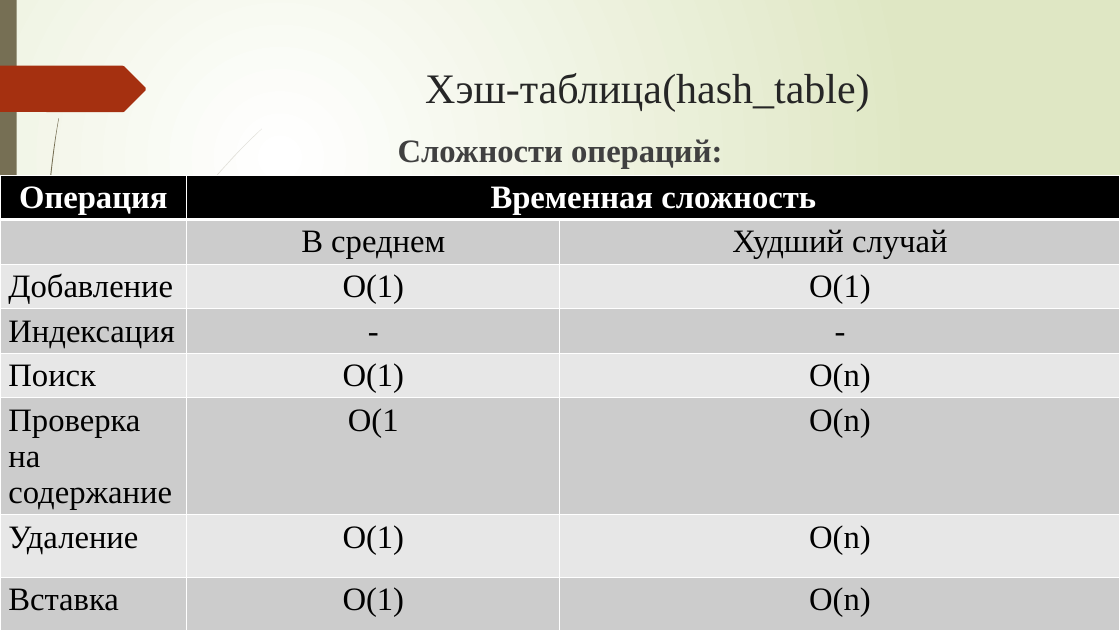
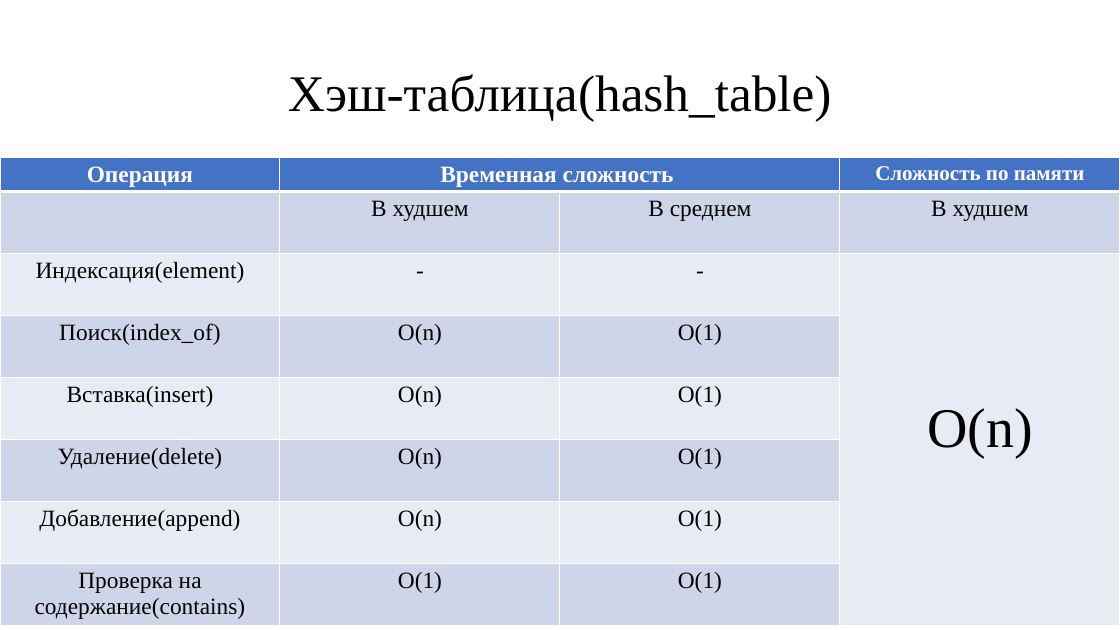
Before and after one commit to ZenoReT/Dictionaries, a slide deck: slide 14 of отчет.pptx (slide 13 before the commit). Drawn at 1120x630 pixels with LibreOffice and Linux fonts; fonts in the diff are those of the drawing. Boxes give left, top, right and bottom in pixels: in the first picture for what was removed or moved away, otherwise in the second. Text is boxed around its words. In the diff, an @@ line names an element or a change of style, - is before the commit and + after.

```diff
--- a/отчет.pptx
+++ b/отчет.pptx
@@ background gradient #FFFFFF to #DFE8C4 to #FFFFFF @@
@@ rectangle removed at (0,0,17,630) @@
@@ title "Хэш-таблица(hash_table)": place and size @@
-title "Хэш-таблица(hash_table)" at (425,73,869,111)
+title "Хэш-таблица(hash_table)" at (288,74,832,121)
@@ title "Хэш-таблица(hash_table)" at (288,74,832,121): size 36 to 44 pt, text colour #262626 to #000000; line spacing 1 to 0.9; vertical alignment top to middle @@
@@ freeform shape removed at (0,66,146,112) @@
@@ text removed at (398,139,722,169) @@
-Сложности операций:
@@ table at (0,158,1119,630) @@
-column 1: Операция |  | Добавление | Индексация | Поиск | Проверка на содержание | Удаление | Вставка
-column 2: Временная сложность | В среднем | O(1) | - | O(1) | O(1 | O(1) | O(1)
-column 3:  | Худший случай | O(1) | - | O(n) | O(n) | O(n) | O(n)
+column 1: Операция |  | Индексация(element) | Поиск(index_of) | Вставка(insert) | Удаление(delete) | Добавление(append) | Проверка на содержание(contains)
+column 2: Временная сложность | В худшем | - | O(n) | O(n) | O(n) | O(n) | O(1)
+column 3:  | В среднем | - | O(1) | O(1) | O(1) | O(1) | O(1)
+column 4: Сложность по памяти | В худшем | O(n) |  |  |  |  | 
@@ table: place and size @@
-table at (0,175,1120,630)
+table at (0,158,1119,630)
@@ group removed at (0,129,262,630): 10 freeform shapes @@
@@ group removed at (3,0,218,630): 12 freeform shapes @@
```
Also in this commit, not shown: 12 other slides changed, 3 slides added, 13 other files.
